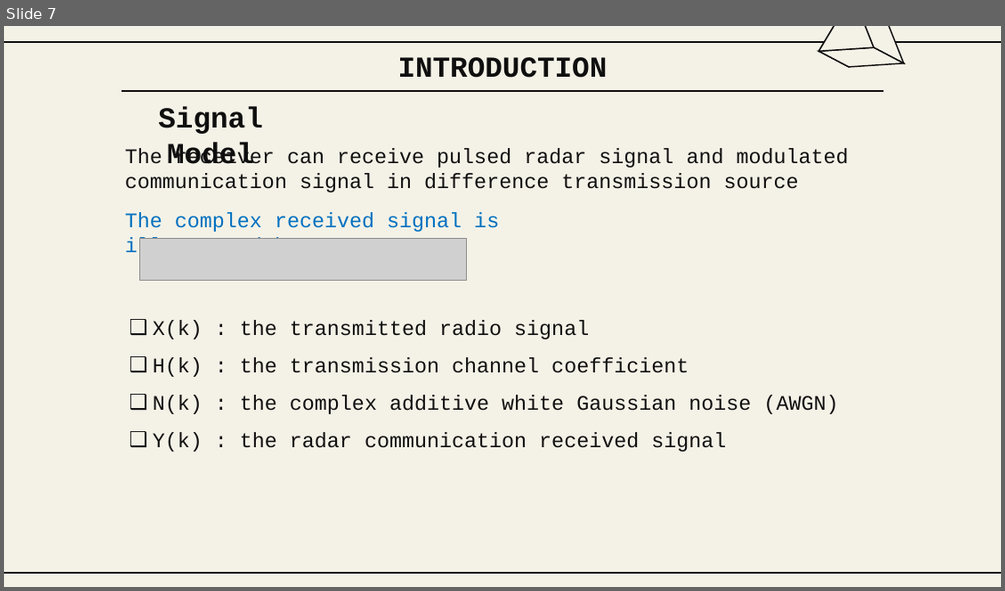
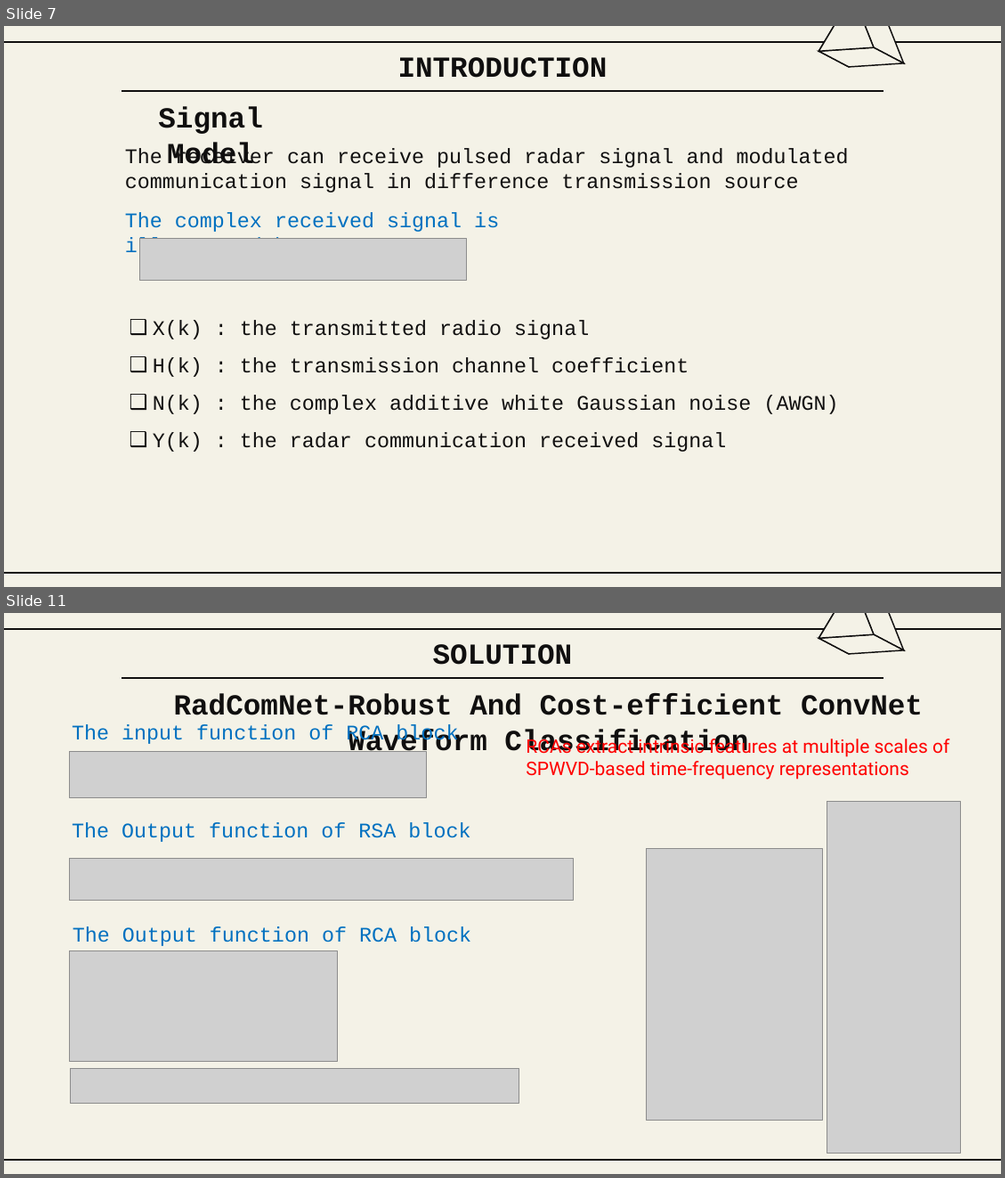
Before and after one commit to Winxkin/hcmute_master, a slide deck: semeter1/DSP/Final_HND.PPTX. Shown one above the other, each under a label of ours: slide 7 before the commit, slides 7 and 11 after it; the slides between them are not shown. The pictures are 1005x591 and 1005x1178 pixels, drawn with LibreOffice and Linux fonts; fonts in the diff are those of the drawing; grey boxes stand for pictures; background and template pictures are left out. Boxes give left, top, right and bottom in pixels: in the first picture for what was removed or moved away, otherwise in the second. Text is boxed around its words. In the diff, an @@ line names an element or a change of style, - is before the commit and + after.

```diff
--- a/semeter1/DSP/Final_HND.PPTX
+++ b/semeter1/DSP/Final_HND.PPTX
@@ slide 11 added at <box>4,613,1001,1174</box>, background #F4F2E7; not listed: 2 template elements that a slide beside it also shows @@
@@ group added at <box>819,613,905,654</box>: 4 freeform shapes @@
@@ title added at <box>433,644,573,665</box>, 28 pt, text #100F0F, bold @@
+SOLUTION
@@ line added from (121, 678) to (883, 678), #100F0F 1.5 pt @@
@@ text added at <box>174,694,922,758</box>, 28 pt, text #100F0F, bold @@
+RadComNet-Robust And Cost-efficient ConvNet Waveform Classification
@@ text added at <box>72,724,458,746</box>, 20 pt, text #0070C0 @@
+The input function of RCA block
@@ text added at <box>526,735,949,779</box>, 18 pt, text #FF0000 @@
+RCAs extract intrinsic features at multiple scales of SPWVD-based time-frequency representations
@@ picture added at <box>69,751,427,798</box> @@
@@ text added at <box>72,822,470,842</box>, 20 pt, text #0070C0 @@
+The Output function of RSA block
@@ picture added at <box>827,802,961,1152</box> @@
@@ picture added at <box>647,848,822,1120</box> @@
@@ picture added at <box>69,859,573,900</box> @@
@@ text added at <box>73,926,471,946</box>, 20 pt, text #0070C0 @@
+The Output function of RCA block
@@ picture added at <box>69,951,338,1061</box> @@
@@ picture added at <box>70,1069,518,1103</box> @@
@@ line added from (121, 1159) to (883, 1159), #100F0F 1.5 pt @@
```
Also in this commit, not shown: 2 slides changed, 16 other slides added, 2 other files.
